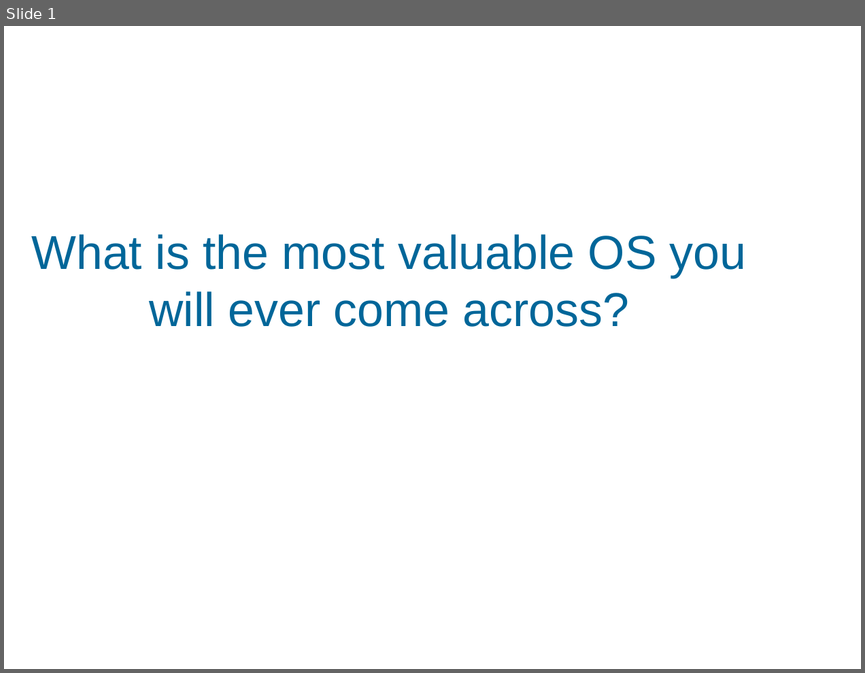
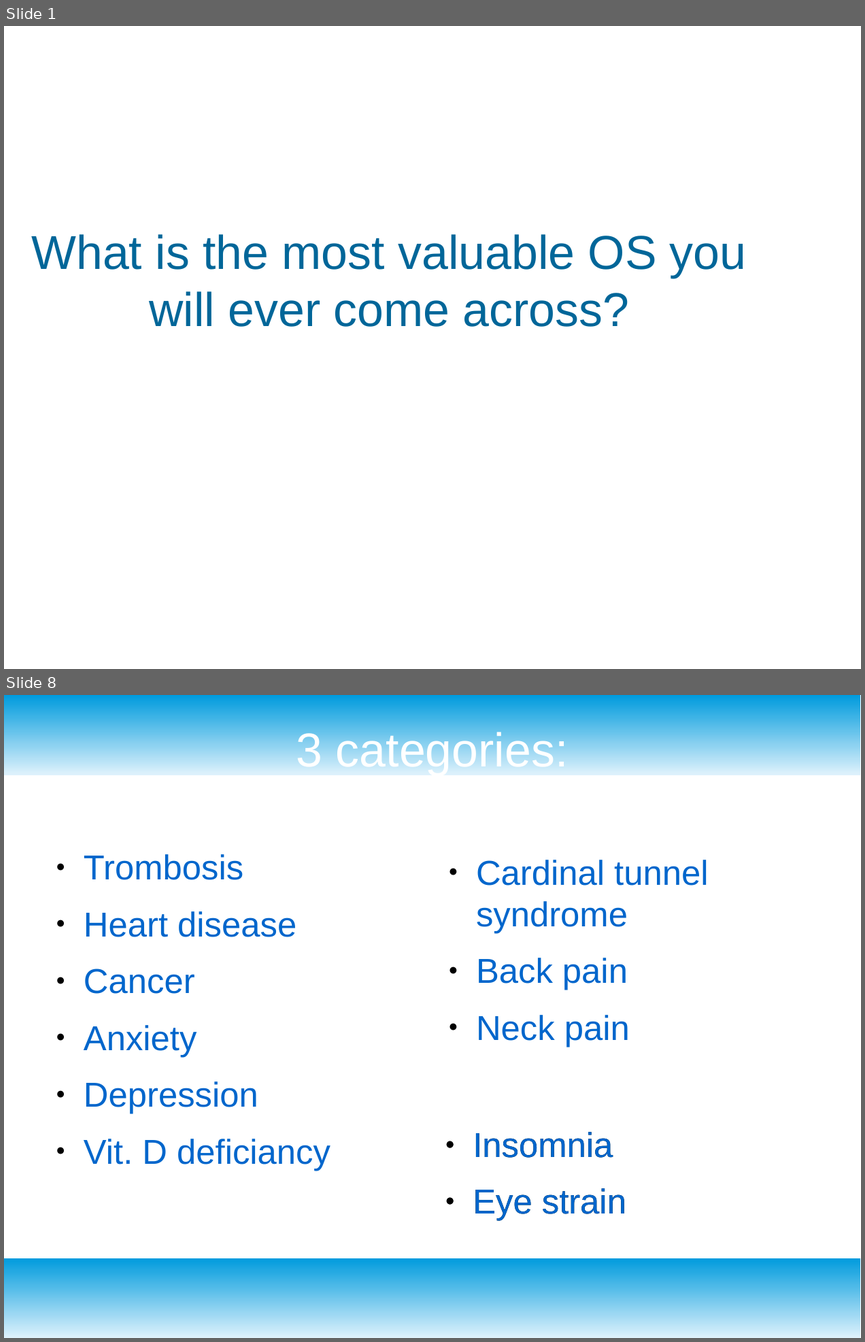
Before and after one commit to CSteigueber/watch-on-health, a slide deck: watch.odp. Shown one above the other, each under a label of ours: slide 1 before the commit, slides 1 and 8 after it; the slides between them are not shown. The pictures are 865x673 and 865x1342 pixels, drawn with LibreOffice and Linux fonts; fonts in the diff are those of the drawing; background and template pictures are left out. Boxes give left, top, right and bottom in pixels: in the first picture for what was removed or moved away, otherwise in the second. Text is boxed around its words. In the diff, an @@ line names an element or a change of style, - is before the commit and + after.

```diff
--- a/watch.odp
+++ b/watch.odp
@@ slide 8 added at (4,695,861,1338), background #FFFFFF @@
@@ rectangle added at (4,695,861,775), fill gradient #DFF2FC to #009BDD @@
@@ title added at (296,728,568,775), 44 pt, text #FFFFFF @@
+3 categories:
@@ text added at (84,854,330,1170), 32 pt, text #0066CC @@
+● Trombosis
+● Heart disease
+● Cancer
+● Anxiety
+● Depression
+● Vit. D deficiancy
@@ text added at (476,860,708,1047), 32 pt, text #0066CC @@
+● Cardinal tunnel syndrome
+● Back pain
+● Neck pain
@@ text added at (473,1132,626,1221), 32 pt, text #0066CC @@
+● Insomnia
+● Eye strain
@@ rectangle added at (4,1258,861,1338), fill gradient #DFF2FC to #009BDD @@
```
Also in this commit, not shown: 12 other slides added, 1 slide removed, 10 other files.
